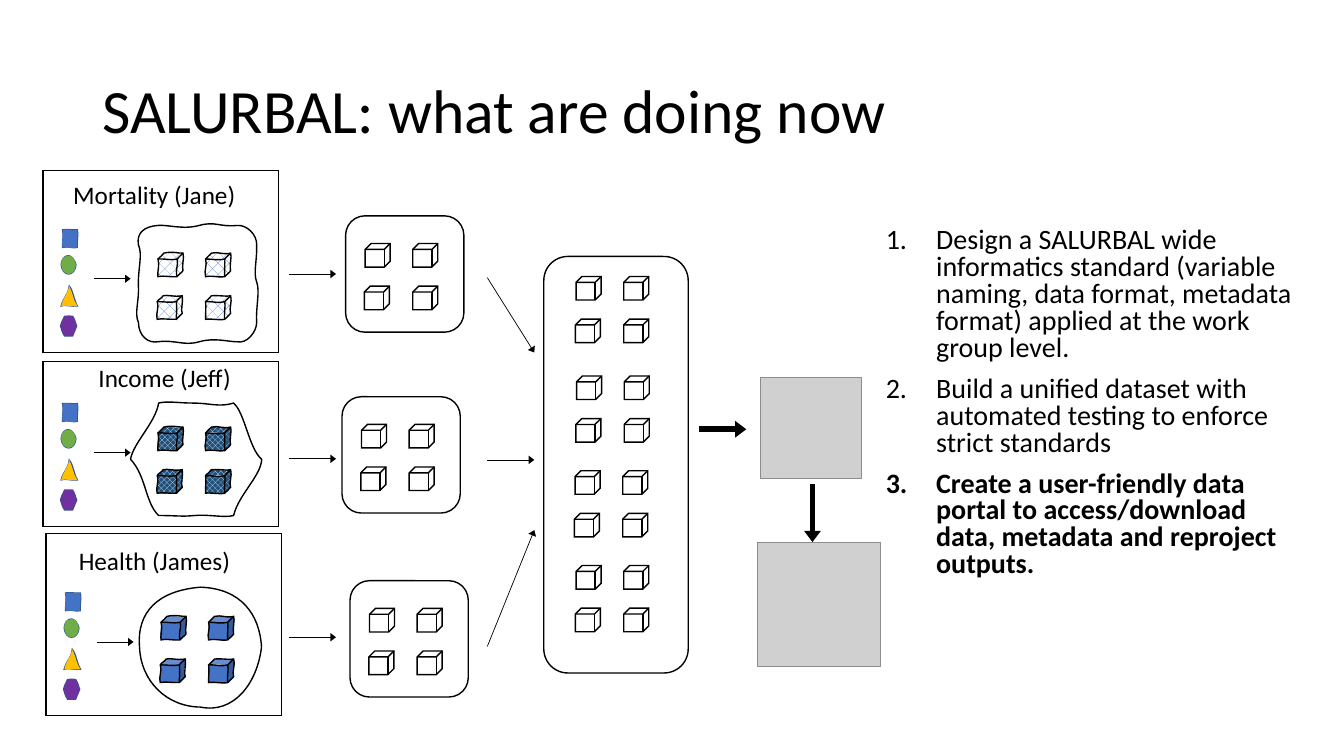
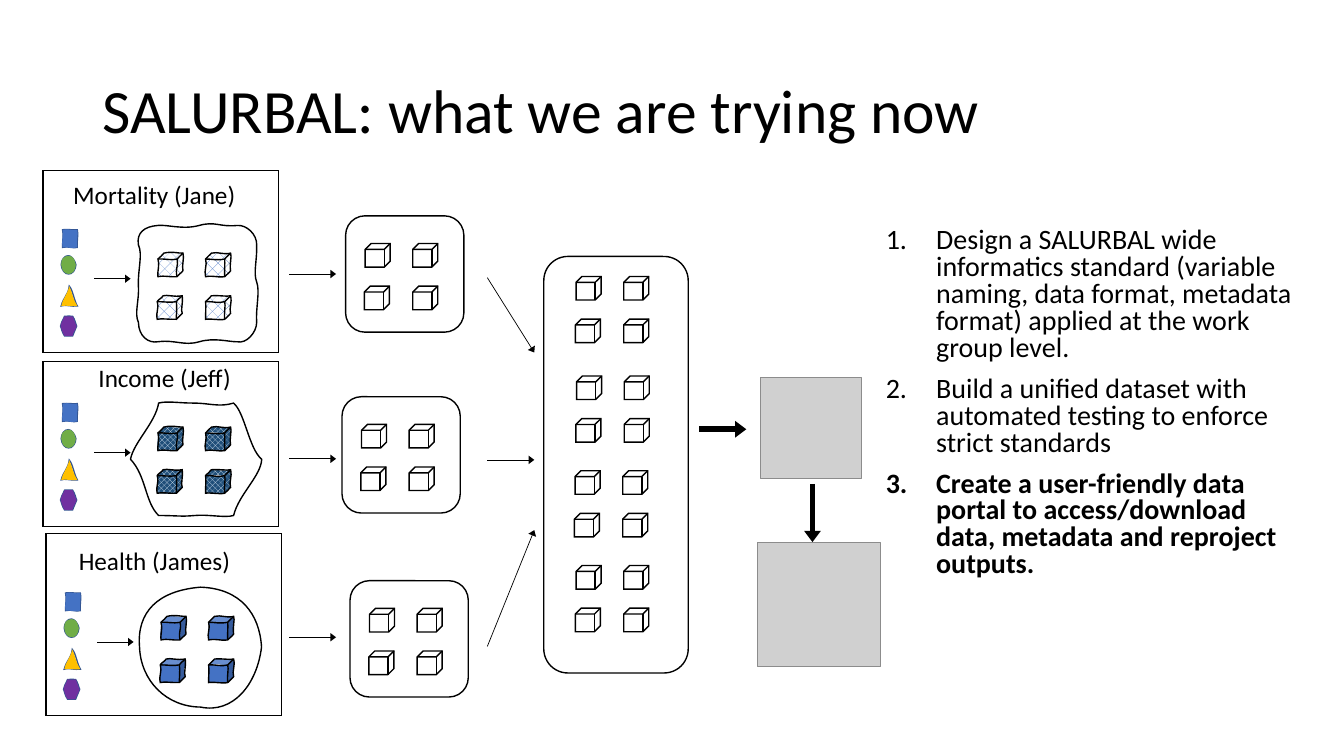
Before and after one commit to Drexel-UHC/analytics-corner, a slide deck: slide 12 of docs/blog/issues/3 - Help with grant informatics infrastructure language/ouputs/grant infrastructure slides for DMC 8-15-22.pptx. Drawn at 1344x756 pixels with LibreOffice and Linux fonts; fonts in the diff are those of the drawing; grey boxes stand for pictures. Boxes give left, top, right and bottom in pixels: in the first picture for what was removed or moved away, otherwise in the second. Text is boxed around its words. In the diff, an @@ line names an element or a change of style, - is before the commit and + after.

```diff
--- a/docs/blog/issues/3 - Help with grant informatics infrastructure language/ouputs/grant infrastructure slides for DMC 8-15-22.pptx
+++ b/docs/blog/issues/3 - Help with grant informatics infrastructure language/ouputs/grant infrastructure slides for DMC 8-15-22.pptx
@@ text at (102,90,979,144): text changed @@
-SALURBAL: what are doing now
+SALURBAL: what we are trying now
```
Also in this commit, not shown: 10 other slides changed.
